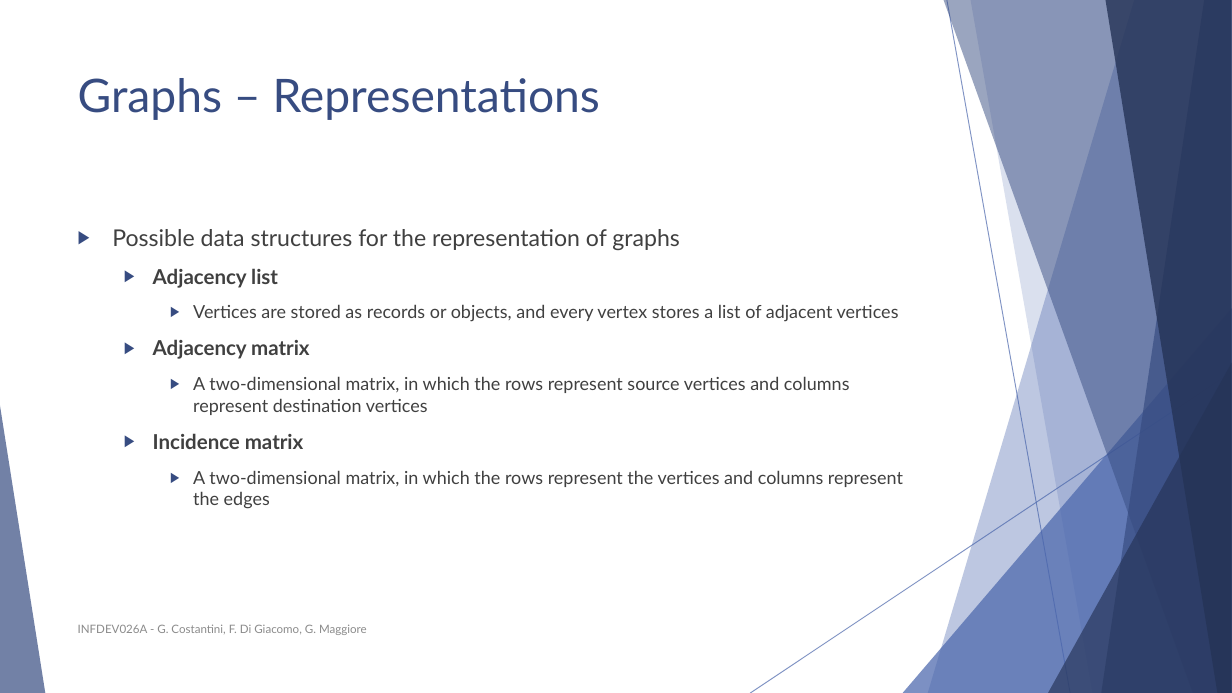
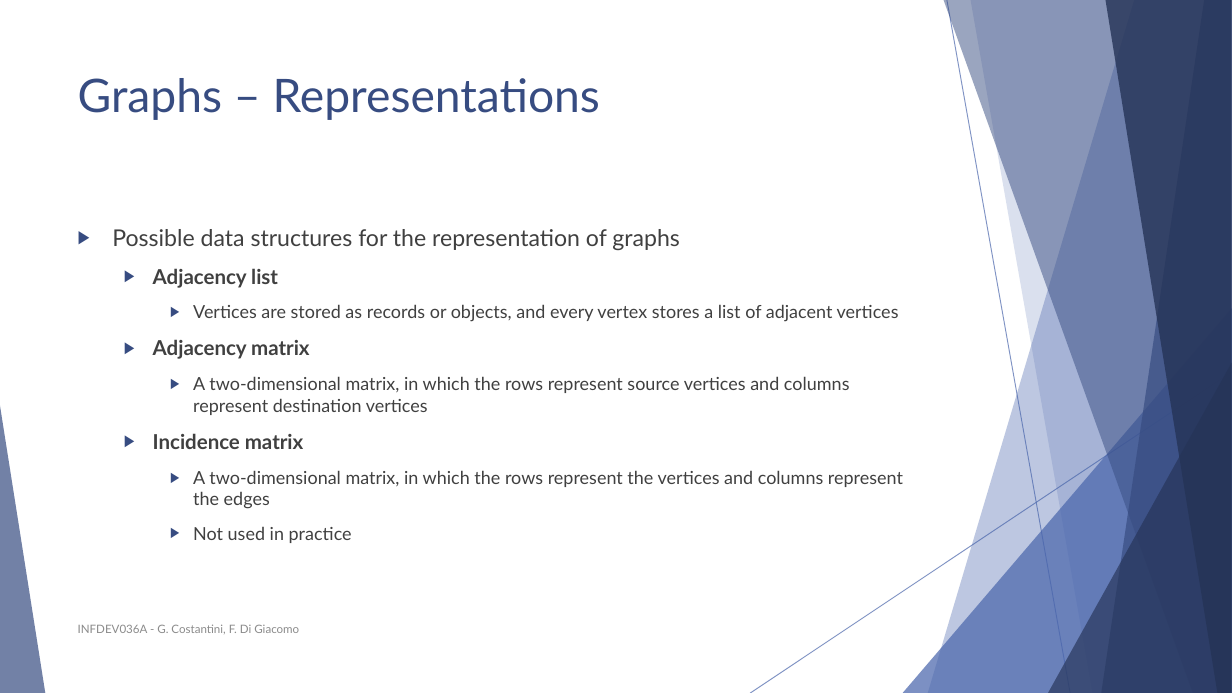
Before and after one commit to FurkanAndac/Development-6A, a slide deck: slide 8 of Lesson slides/Unit 5 - Graphs.pptx (slide 7 before the commit). Drawn at 1232x693 pixels with LibreOffice and Linux fonts; fonts in the diff are those of the drawing. Boxes give left, top, right and bottom in pixels: in the first picture for what was removed or moved away, otherwise in the second. Text is boxed around its words. In the diff, an @@ line names an element or a change of style, - is before the commit and + after.

```diff
--- a/Lesson slides/Unit 5 - Graphs.pptx
+++ b/Lesson slides/Unit 5 - Graphs.pptx
@@ text at <box>193,527,352,543</box>: paragraph added @@
+    ▶ Not used in practice
@@ text at <box>78,624,299,634</box>: text changed @@
-INFDEV026A - G. Costantini, F. Di Giacomo, G. Maggiore
+INFDEV036A - G. Costantini, F. Di Giacomo
```
Also in this commit, not shown: 53 other slides changed, 1 slide added, 2 other files.
